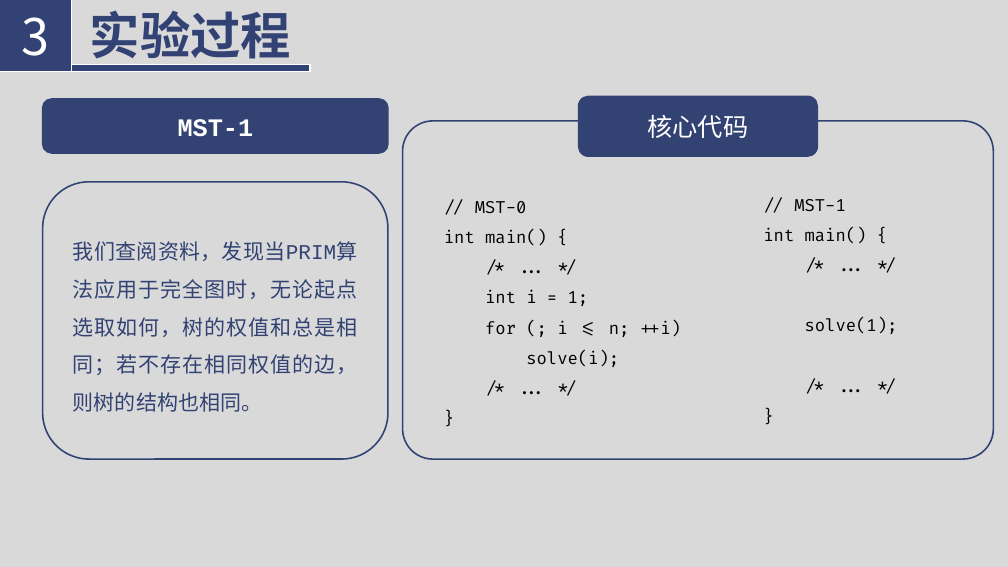
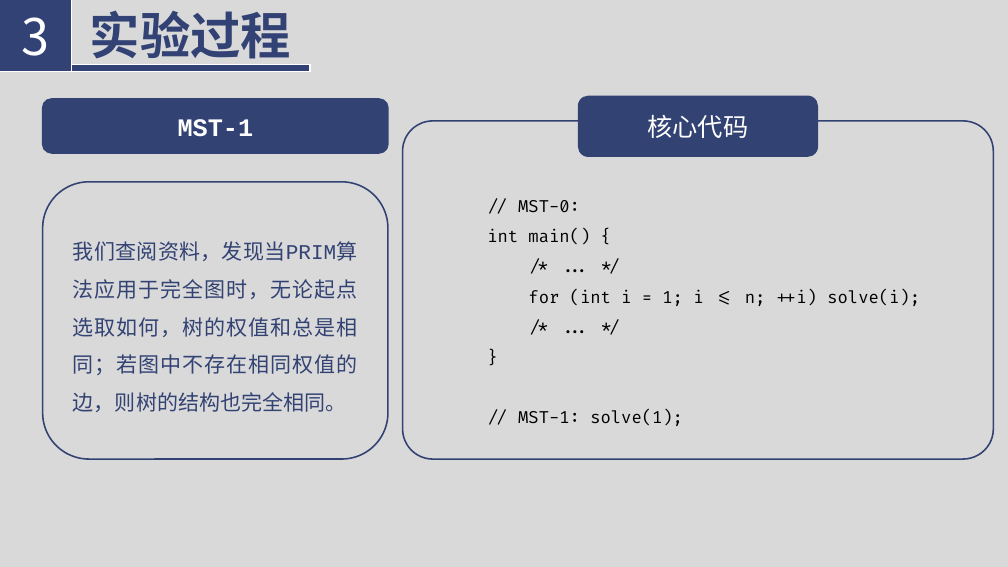
Before and after one commit to Florenz0707/AlgorithmProject, a slide deck: slide 21 of 3023244222-1-3/reports/introduction.pptx. Drawn at 1008x567 pixels with LibreOffice and Linux fonts; fonts in the diff are those of the drawing. Boxes give left, top, right and bottom in pixels: in the first picture for what was removed or moved away, otherwise in the second. Text is boxed around its words. In the diff, an @@ line names an element or a change of style, - is before the commit and + after.

```diff
--- a/3023244222-1-3/reports/introduction.pptx
+++ b/3023244222-1-3/reports/introduction.pptx
@@ text "// MST-0:": place and size @@
-text "// MST-0:" at [444, 201, 681, 367]
+text "// MST-0:" at [487, 200, 920, 426]
@@ text at [518, 200, 580, 212]: text changed @@
-// MST-0
+// MST-0:
@@ text removed at [763, 199, 898, 334] @@
-// MST-1
-int main() {
-/* ... */
-solve(1);
-/* ... */
-}
@@ text at [73, 241, 358, 412]: text changed @@
-我们查阅资料，发现当PRIM算法应用于完全图时，无论起点选取如何，树的权值和总是相同；若不存在相同权值的边，则树的结构也相同。
+我们查阅资料，发现当PRIM算法应用于完全图时，无论起点选取如何，树的权值和总是相同；若图中不存在相同权值的边，则树的结构也完全相同。
@@ text at [528, 290, 920, 306]: text changed @@
-int i = 1;
-for (; i <= n; ++i)
-solve(i);
+for (int i = 1; i <= n; ++i) solve(i);
@@ text at [518, 410, 683, 426]: paragraph added @@
+// MST-1: solve(1);
```
Also in this commit, not shown: 1 other slide changed, 55 other files.
